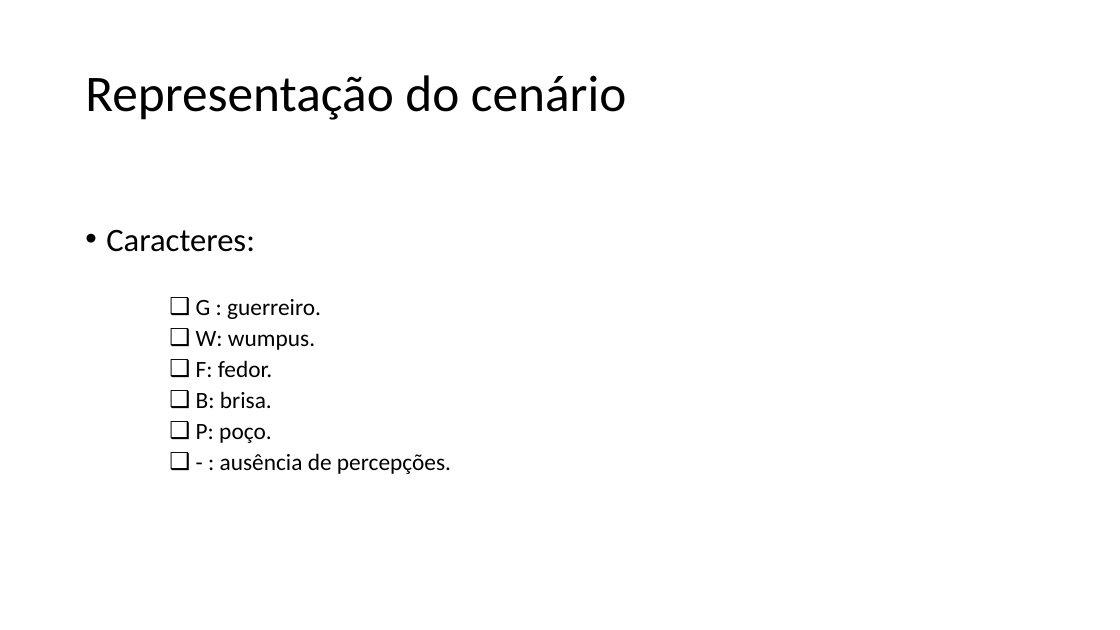
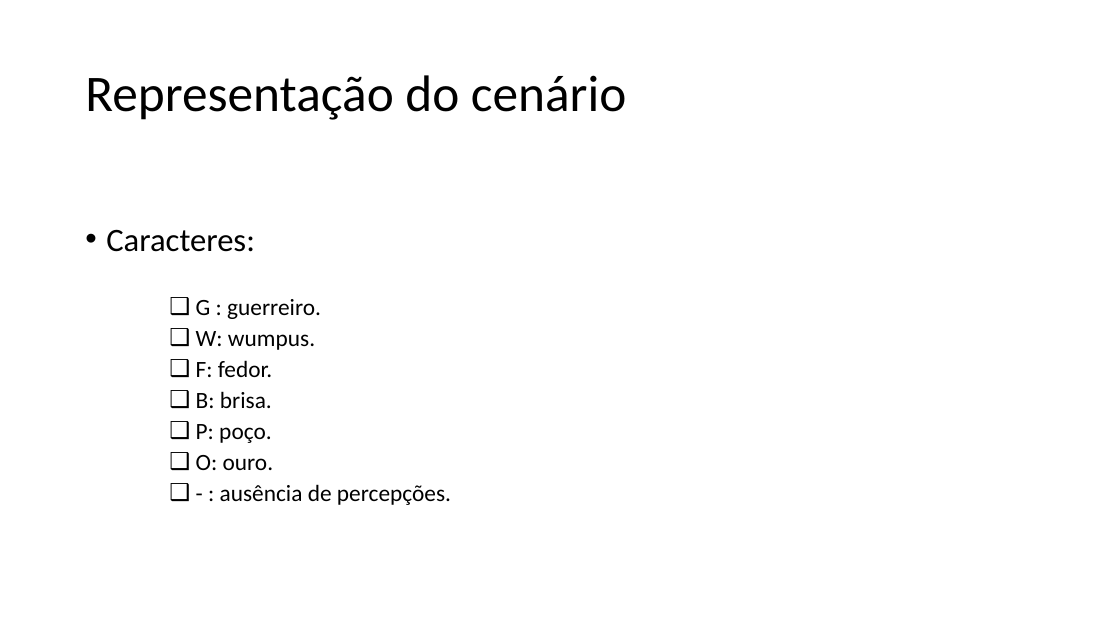
Before and after one commit to rodrigocarlos2/AgenteInteligente, a slide deck: slide 3 of Mundo do Wumpus.pptx. Drawn at 1120x630 pixels with LibreOffice and Linux fonts; fonts in the diff are those of the drawing. Boxes give left, top, right and bottom in pixels: in the first picture for what was removed or moved away, otherwise in the second. Text is boxed around its words. In the diff, an @@ line names an element or a change of style, - is before the commit and + after.

Commit message:
More updates with Rodrigo

```diff
--- a/Mundo do Wumpus.pptx
+++ b/Mundo do Wumpus.pptx
@@ text at box(196, 455, 274, 470): paragraph added @@
+    ❑ O: ouro.
```
